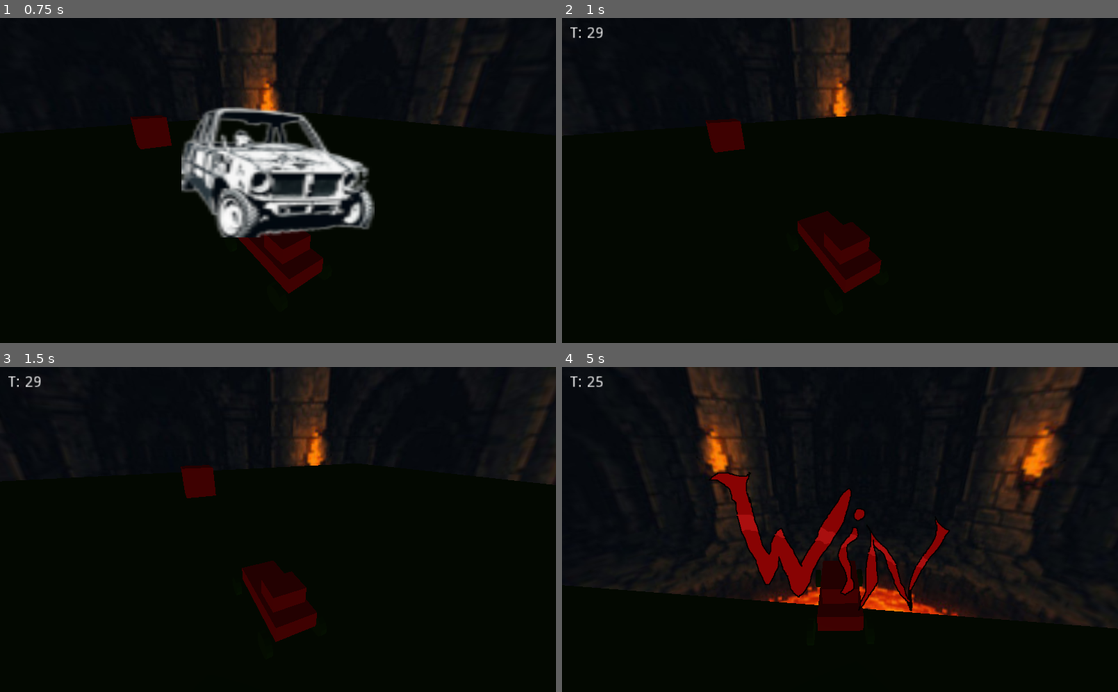
Above: before the commit, frames 1-4 (two rows, left to right).
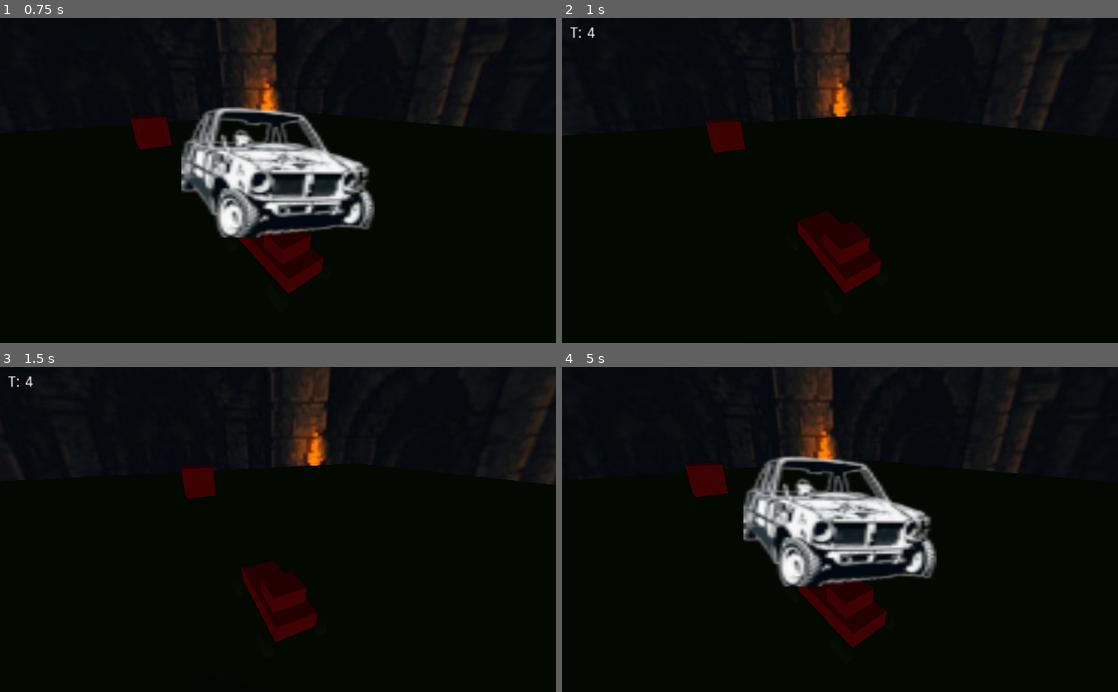
Above: after the commit, the same moments.

Repository: Chatarra-Estudio/basic_template_26
Game: Godot game, scene res://3d-car0/main.tscn
Two runs of this game, one before a commit and one after it. Both use one fixed random seed, a clock stepped at 60 frames per second and the inputs below.
Inputs (mouse positions are in pixels of both pictures, inside the frame that each line leads up to):
- Up to frame 1 (0.75 s): click (133, 183) at 0.5 s
- Up to frame 2 (1 s): no input
- Up to frame 3 (1.5 s): no input
- Up to frame 4 (5 s): tap Space (ui_select) at 1.52, 2.27, 3.77, 4.52 s; hold Left (turn_left) 2.03-2.78 s; hold Left (turn_left) from 4.28 s (still down)

Frame 1 is identical in both runs. In frame 2, less than 0.1% of the frame differs, in the area x 4-8%, y 2-7%; in frame 3, less than 0.1%; in frame 4, 25%, in the area x 1-100%, y 0-87%.

Commit message:
Add files via upload

Diff:
--- a/basic/2d-hud/HUD.gd
+++ b/basic/2d-hud/HUD.gd
@@ -4,7 +4,7 @@
 # var a = 2
 # var b = "text"
 var timeRun = 0 # contador de segundos
-var Countdown = 30 # segundos, cuenta atrás
+var Countdown = 5 # segundos, cuenta atrás
 
 # Called when the node enters the scene tree for the first time.
 func _ready():
@@ -34,7 +34,7 @@
 		# 1. Crear el nodo
 		var timer = Timer.new()
 		# 2. Configurarlo
-		timer.wait_time = 2.0
+		timer.wait_time = 1.0
 		timer.one_shot = true # Para que solo ocurra una vez
 		# 3. Conectar la señal "timeout" a una función de este script
 		timer.connect("timeout", self, "_al_terminar_tiempo")
